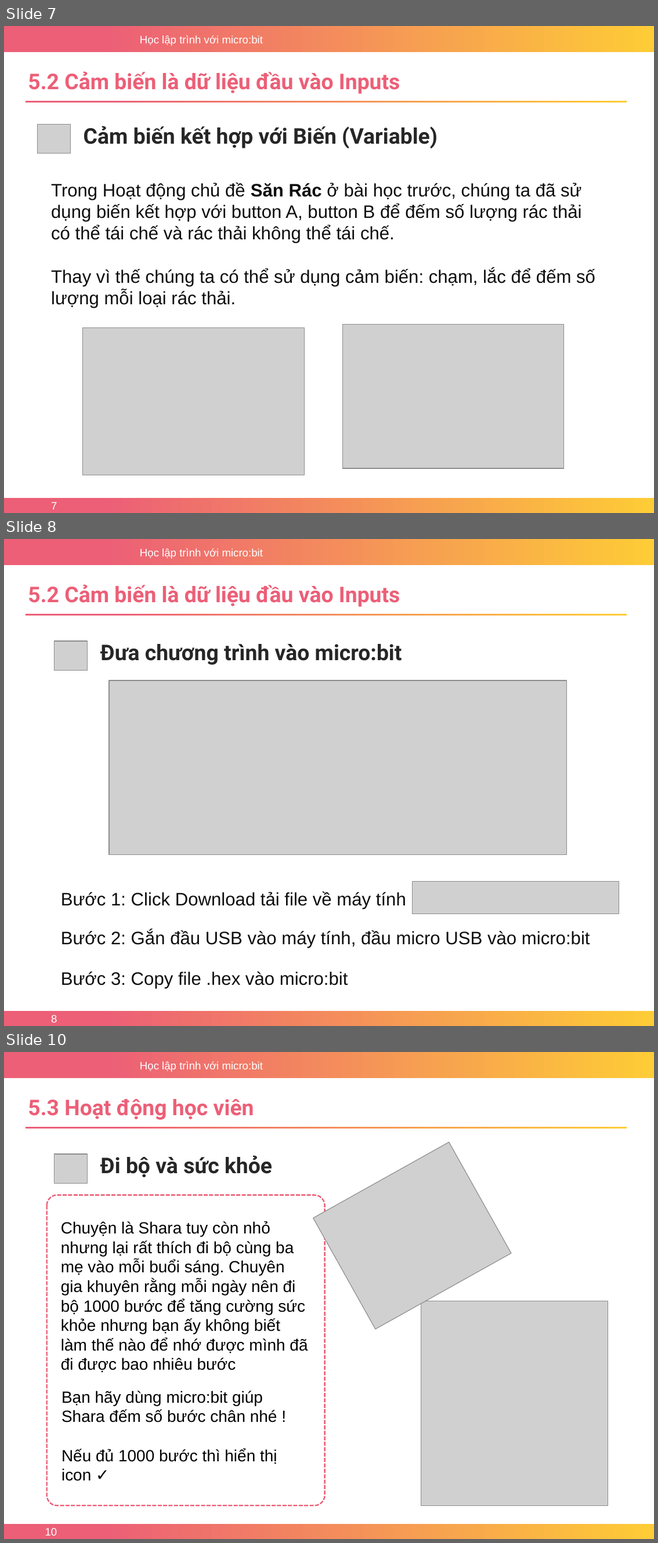
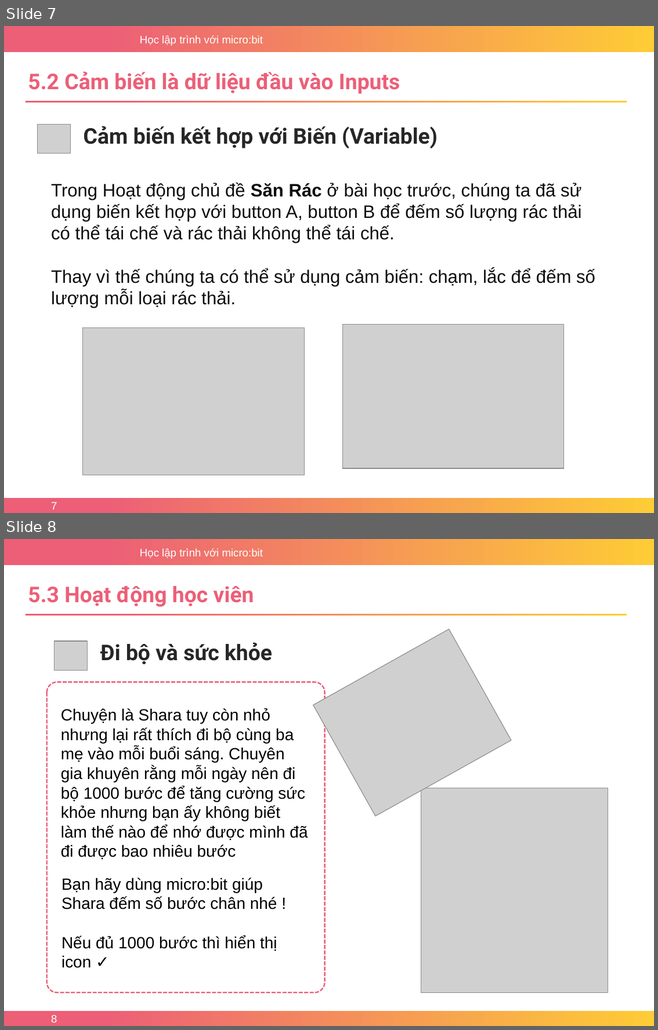
Before and after one commit to nhannn87dn/Learn-microbit, a slide deck: Lessions/Bai-05-Accelerometer-Sensor-and-Touch/Bai-05-Accelerometer-Sensor-and-Touch.pptx. Shown one above the other, each under a label of ours: slides 7, 8 and 10 before the commit, slides 7 and 8 after it; the slides between them are not shown. The pictures are 658x1543 and 658x1030 pixels, drawn with LibreOffice and Linux fonts; fonts in the diff are those of the drawing; grey boxes stand for pictures; background and template pictures are left out. Boxes give left, top, right and bottom in pixels: in the first picture for what was removed or moved away, otherwise in the second. Text is boxed around its words. In the diff, an @@ line names an element or a change of style, - is before the commit and + after.

```diff
--- a/Lessions/Bai-05-Accelerometer-Sensor-and-Touch/Bai-05-Accelerometer-Sensor-and-Touch.pptx
+++ b/Lessions/Bai-05-Accelerometer-Sensor-and-Touch/Bai-05-Accelerometer-Sensor-and-Touch.pptx
@@ slide 8 removed at (4,539,654,1026), background #FFFFFF; not listed: 3 template elements that a slide beside it also shows @@
@@ text removed at (28,584,400,607) @@
-5.2 Cảm biến là dữ liệu đầu vào Inputs
@@ rectangle removed at (25,614,626,616) @@
@@ picture removed at (54,641,88,670) @@
@@ text removed at (100,644,402,665) @@
-Đưa chương trình vào micro:bit
@@ picture removed at (109,681,567,855) @@
@@ picture removed at (412,881,619,914) @@
@@ text removed at (61,892,406,909) @@
-Bước 1: Click Download tải file về máy tính
@@ text removed at (61,930,590,948) @@
-Bước 2: Gắn đầu USB vào máy tính, đầu micro USB vào micro:bit
@@ text removed at (61,972,348,988) @@
-Bước 3: Copy file .hex vào micro:bit
@@ page number removed at (51,1015,57,1023) @@
-8
@@ what was slide 10 is now slide 8 @@
@@ page number at (51,1015,57,1023): text changed @@
-10
+8
```
Also in this commit, not shown: 1 other slide removed, 28 other files.
